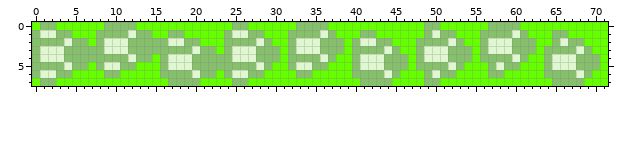
File history of a pixel-art file, assets/player_shield.aseprite. The first picture shows the starting point.
72x8 pixels, 1 frame.
After the commit:
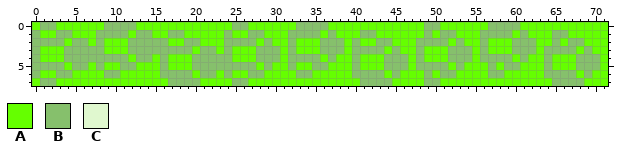
Palette (. is transparent): A #65ff00  B #86c06c  C #e0f8cf
Changes in this commit:
Changed rows in their new state; - is an unchanged pixel.
first column x 1:
1 AA---------A------------AA---------A-------------A---------A--------
2 ---A----AAA-----AA---------A----AAA-----AA---------A----AAA------A--
3 AAA-----AAA--------A----AAA-----AAA--------A----AAA-----AAA--------A
4 AAA--------A----AAA-----AAA--------A----AAA-----AAA--------A----AAA-
5 ---A----AA------AAA--------A----AA------AAA--------A-----A------AAA-
6 AA-----------------A----AA-----------------A-----A-----------------A
